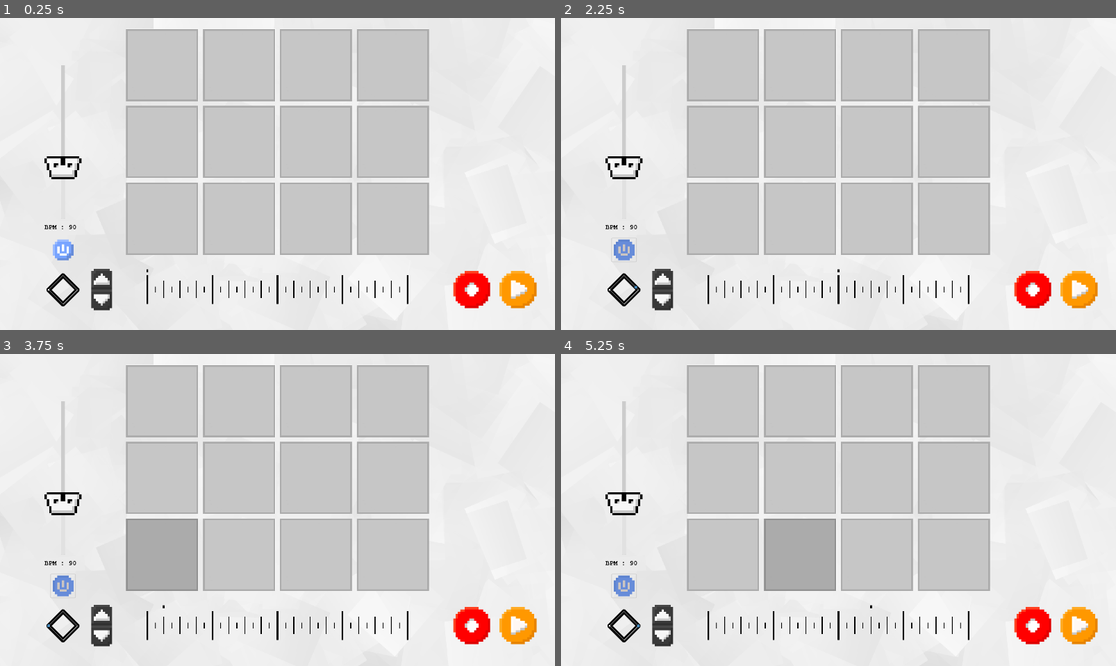
Above: before the commit, frames 1-4 (two rows, left to right).
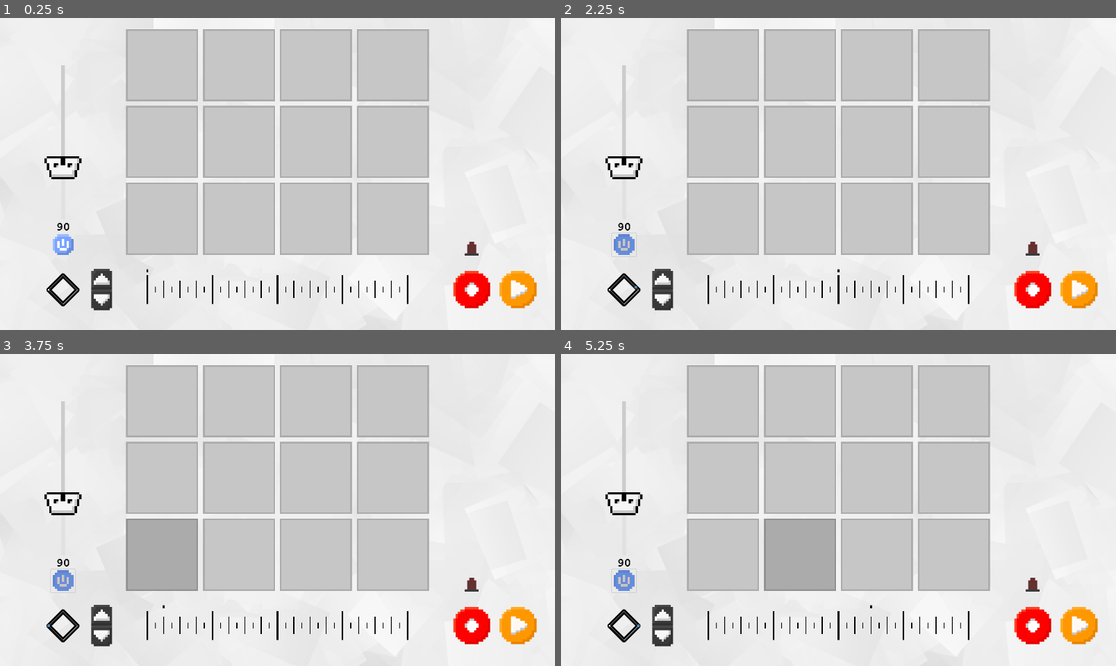
Above: after the commit, the same moments.

Repository: avery-gallant/hci-group-project
Game: Godot game, scene res://scenes/station.tscn
Same seed, same stepped clock (60 frames per second), same inputs: the game is played once before the commit and once after it.
Inputs (mouse positions are in pixels of both pictures, inside the frame that each line leads up to; where the layout moved, square brackets give the same spot in the first picture):
- Up to frame 1 (0.25 s): no input
- Up to frame 2 (2.25 s): click (622, 245) [622, 248] at 0.5 s; click (622, 245) [622, 248] at 1.25 s; click (622, 245) [622, 248] at 2 s
- Up to frame 3 (3.75 s): tap Enter at 2.75 s; move the mouse to (399, 494) at 2.77 s; click (399, 494) at 2.92 s; tap Space at 3.5 s; move the mouse to (166, 525) at 3.52 s; click (166, 525) at 3.67 s
- Up to frame 4 (5.25 s): tap Enter at 4.25 s; move the mouse to (894, 441) at 4.27 s; click (894, 441) at 4.42 s; tap Space at 5 s; move the mouse to (810, 572) at 5.02 s; click (810, 572) at 5.17 s

The runs differ from the first frame. In frame 1, 0.4% of the frame differs, in the area x 8-87%, y 65-78%; in frame 2, 0.4%; in frame 3, 0.4%; in frame 4, 0.4%.

Commit message:
recording light

Diff:
--- a/Hci project/scenes/metronome.tscn
+++ b/Hci project/scenes/metronome.tscn
@@ -27,9 +27,9 @@
 
 [node name="toggleMetronome" type="CheckButton" parent="."]
 offset_left = -42.0
-offset_top = 600.0
+offset_top = 582.0
 offset_right = 42.0
-offset_bottom = 680.0
+offset_bottom = 662.0
 theme_override_fonts/font = ExtResource("7_ah0oe")
 theme_override_icons/checked = ExtResource("2_f4sqg")
 theme_override_icons/unchecked = ExtResource("3_bwbv0")
@@ -50,14 +50,15 @@
 
 [node name="Label" type="Label" parent="bpmSlider"]
 layout_mode = 0
-offset_left = -16.0
-offset_right = 94.0
-offset_bottom = 27.0
+offset_left = -6.0
+offset_top = 9.50079
+offset_right = 104.0
+offset_bottom = 56.5008
 rotation = 1.5708
 theme_override_colors/font_color = Color(0, 0, 0, 1)
 theme_override_fonts/font = ExtResource("7_ah0oe")
-theme_override_font_sizes/font_size = 23
-text = "BPM : 90"
+theme_override_font_sizes/font_size = 40
+text = "90"
 horizontal_alignment = 1
 
 [node name="Timer" type="Timer" parent="."]
--- a/Hci project/scenes/station.gd
+++ b/Hci project/scenes/station.gd
@@ -11,7 +11,8 @@
 var b = Image.load_from_file("res://texture/playbutton.png");
 var playIcon = ImageTexture.create_from_image(a);
 var pauseIcon = ImageTexture.create_from_image(b);
-
+var lightTextures: Array
+var lightIdx : int
 
 # Called when the node enters the scene tree for the first time.
 func _ready() -> void:
@@ -36,6 +37,9 @@
 
 	buttonArr = [$soundButtons/grid1/SoundButton,$soundButtons/grid1/SoundButton2,$soundButtons/grid1/SoundButton3,$soundB …(293 unchanged characters)…
 	$tl.colors = $soundButtons/grid1.colours
+
+	lightTextures = [load("res://texture/light_off.png"), load("res://texture/light_on.png")]
+	lightIdx = 0
 
 # Called every frame. 'delta' is the elapsed time since the previous frame.
 func _process(delta: float) -> void:
@@ -62,6 +66,8 @@
 			buttonArr[item-1].playNote()
 
 func _on_record_button_pressed() -> void:
+	lightIdx = (lightIdx + 1)%lightTextures.size()
+	$playbackButtons/light.texture = lightTextures[lightIdx]
 	rec = !rec
 
 func _on_play_button_released() -> void:
--- a/Hci project/scenes/station.tscn
+++ b/Hci project/scenes/station.tscn
@@ -15,6 +15,7 @@
 [ext_resource type="Texture2D" uid="uid://cbgypx10k5bgh" path="res://texture/recordbutton_pressed.png" id="9_l8jh6"]
 [ext_resource type="Script" path="res://scenes/node_2d.gd" id="10_ex8ua"]
 [ext_resource type="Texture2D" uid="uid://c1xyobhmibo5w" path="res://texture/pausebutton_pressed.png" id="12_fkxsy"]
+[ext_resource type="Texture2D" uid="uid://c71gir076jhaw" path="res://texture/light_off.png" id="15_6oct2"]
 
 [node name="Station" type="Node2D"]
 script = ExtResource("1_87bjf")
@@ -119,6 +120,10 @@
 texture_normal = ExtResource("8_i3kg2")
 texture_pressed = ExtResource("12_fkxsy")
 
+[node name="light" type="Sprite2D" parent="playbackButtons"]
+position = Vector2(148, -77)
+texture = ExtResource("15_6oct2")
+
 [node name="tl" type="Node2D" parent="."]
 script = ExtResource("10_ex8ua")
 tlX = 510
--- a/Hci project/scripts/h_slider.gd
+++ b/Hci project/scripts/h_slider.gd
@@ -6,4 +6,4 @@
 
 # Called every frame. 'delta' is the elapsed time since the previous frame.
 func _process(delta: float) -> void:
-	$Label.text = "BPM : " + str(value)
+	$Label.text = str(value)
Not shown: 1 places in Hci project/scenes/station.tscn that only renumber resources
Binary file added: Hci project/texture/light_off.png
Not shown, added: Hci project/texture/light_off.png.import
Binary file added: Hci project/texture/light_on.png
Not shown, added: Hci project/texture/light_on.png.import
